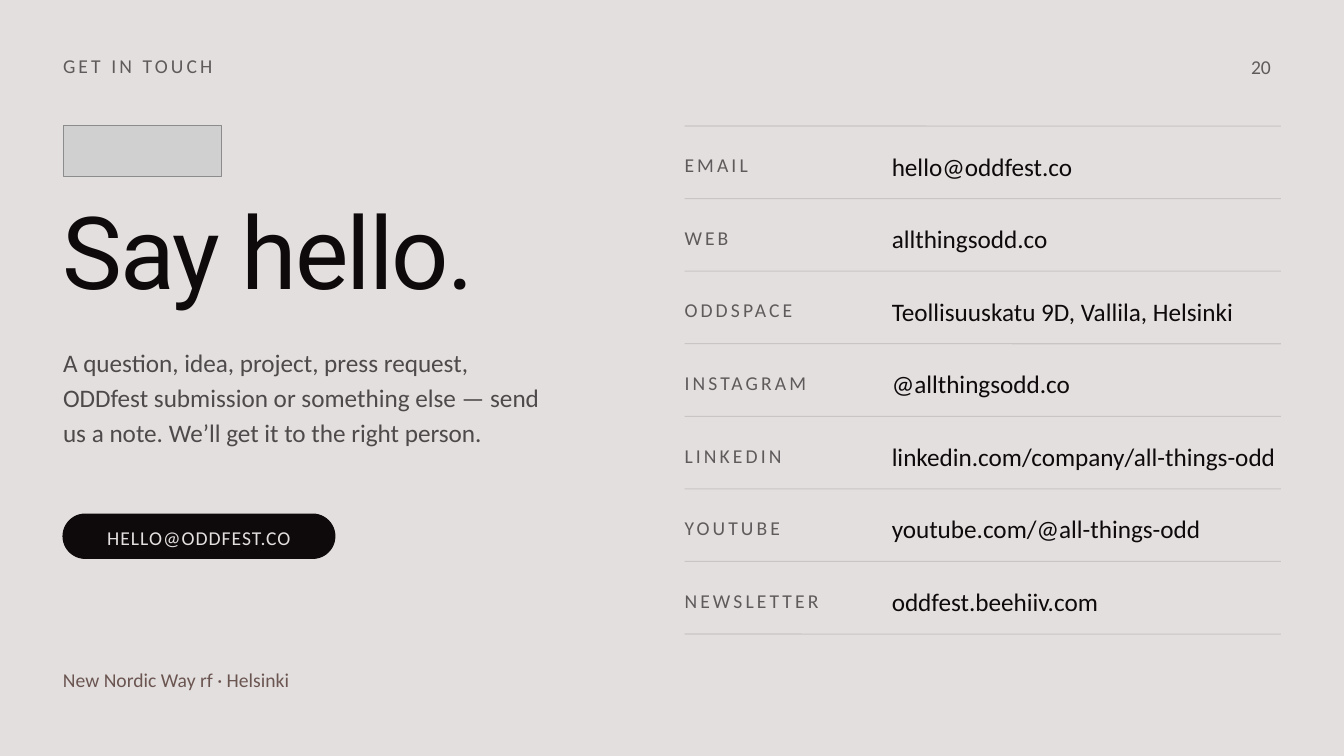
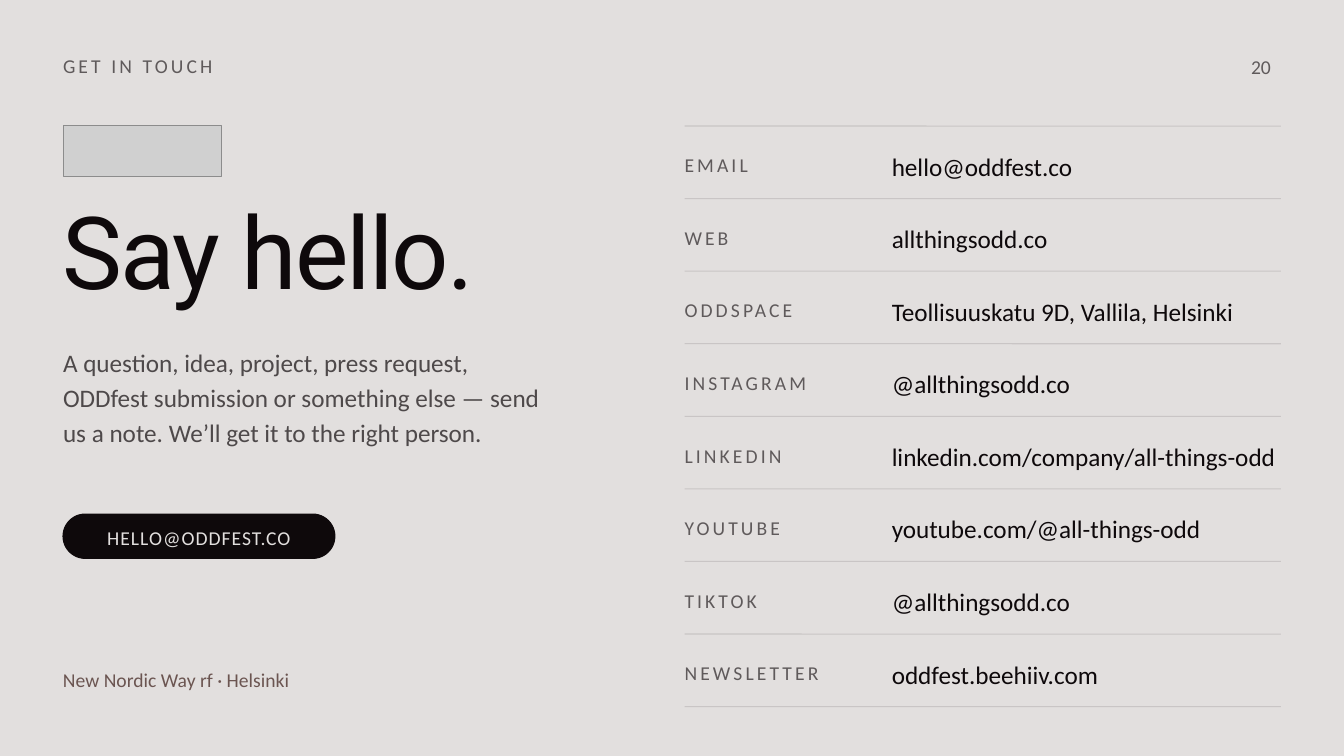
Before and after one commit to ronny-sketch/allthingsodd, a slide deck: slide 20 of brand/deck/all-things-odd-template.pptx. Drawn at 1344x756 pixels with LibreOffice and Linux fonts; fonts in the diff are those of the drawing; grey boxes stand for pictures. Boxes give left, top, right and bottom in pixels: in the first picture for what was removed or moved away, otherwise in the second. Text is boxed around its words. In the diff, an @@ line names an element or a change of style, - is before the commit and + after.

```diff
--- a/brand/deck/all-things-odd-template.pptx
+++ b/brand/deck/all-things-odd-template.pptx
@@ text added at [685, 595, 757, 608], 14 pt, text #5F5A5B @@
+TIKTOK
@@ text added at [892, 593, 1070, 616], 18 pt, text #0E090B @@
+@allthingsodd.co
@@ text "NEWSLETTER": place and size @@
-text "NEWSLETTER" at [685, 595, 819, 608]
+text "NEWSLETTER" at [685, 667, 819, 680]
@@ text "oddfest.beehiiv.com": place and size @@
-text "oddfest.beehiiv.com" at [892, 593, 1098, 611]
+text "oddfest.beehiiv.com" at [892, 666, 1098, 684]
@@ line added from (685, 707) to (1281, 707), #C9C5C5 0.75 pt @@
```
Also in this commit, not shown: 4 other files.
